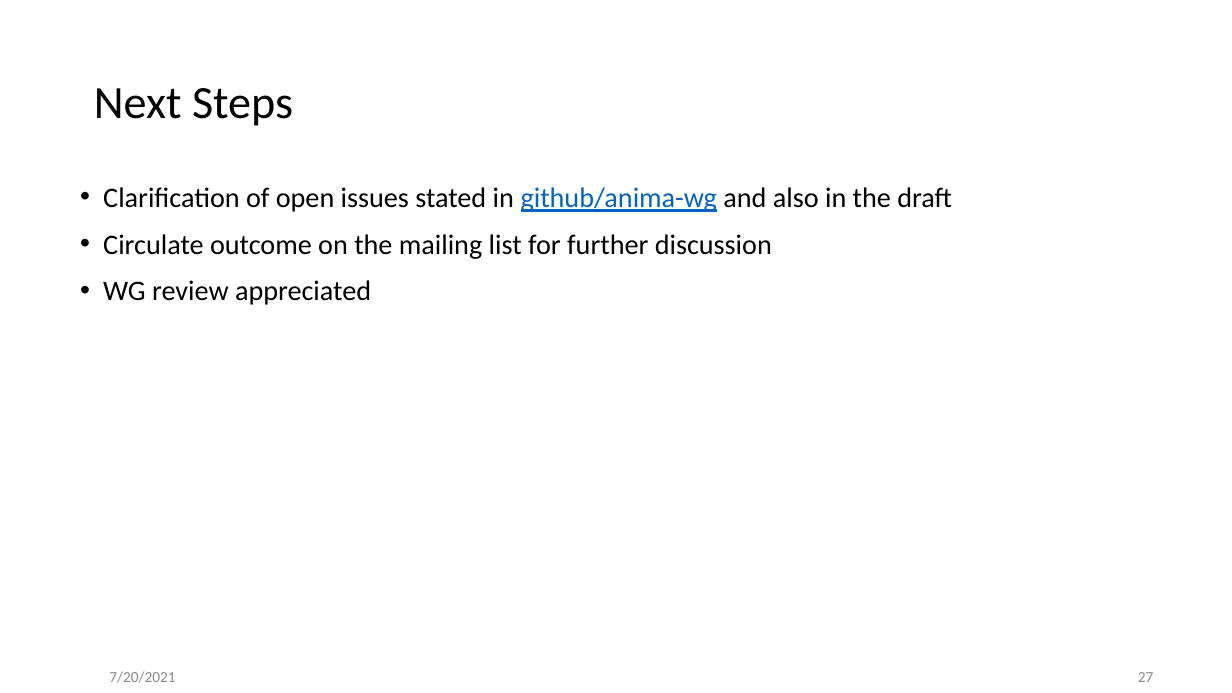
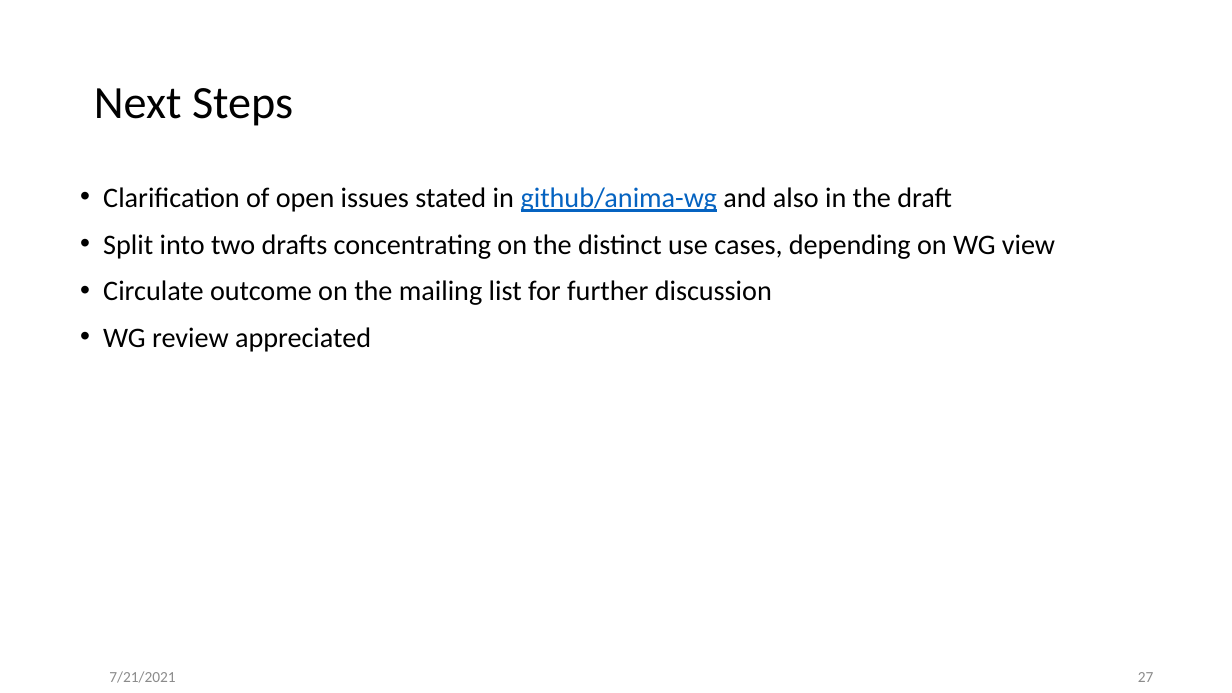
Before and after one commit to anima-wg/anima-brski-ae, a slide deck: slide 27 of presentations/slides-111-BRSKI-AE.pptx. Drawn at 1232x693 pixels with LibreOffice and Linux fonts; fonts in the diff are those of the drawing. Boxes give left, top, right and bottom in pixels: in the first picture for what was removed or moved away, otherwise in the second. Text is boxed around its words. In the diff, an @@ line names an element or a change of style, - is before the commit and + after.

Commit message:
Update next steps slide with draft split

```diff
--- a/presentations/slides-111-BRSKI-AE.pptx
+++ b/presentations/slides-111-BRSKI-AE.pptx
@@ text at (103, 234, 1055, 259): paragraph added @@
+• Split into two drafts concentrating on the distinct use cases, depending on WG view
@@ text at (109, 671, 175, 683): text changed @@
-7/20/2021
+7/21/2021
```
Also in this commit, not shown: 24 other slides changed.
